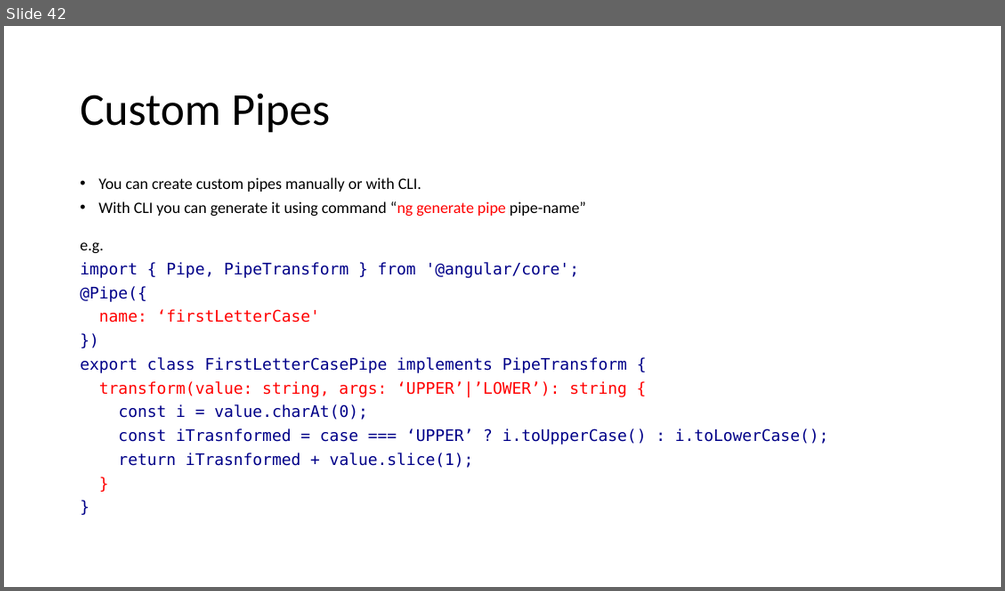
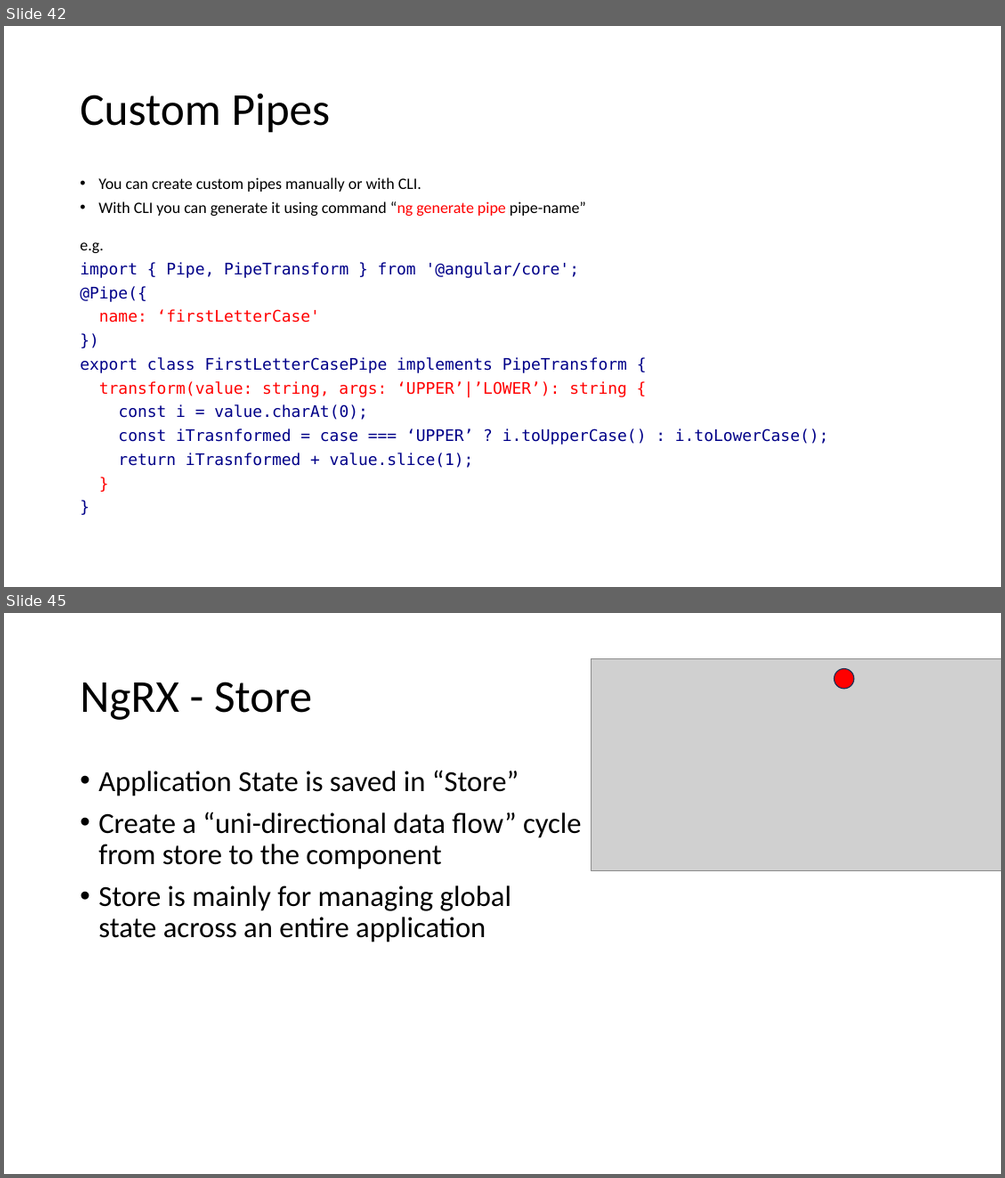
Before and after one commit to aarciab/angular, a slide deck: 1_Angular.pptx. Shown one above the other, each under a label of ours: slide 42 before the commit, slides 42 and 45 after it; the slides between them are not shown. The pictures are 1005x591 and 1005x1178 pixels, drawn with LibreOffice and Linux fonts; fonts in the diff are those of the drawing; grey boxes stand for pictures. Boxes give left, top, right and bottom in pixels: in the first picture for what was removed or moved away, otherwise in the second. Text is boxed around its words. In the diff, an @@ line names an element or a change of style, - is before the commit and + after.

```diff
--- a/1_Angular.pptx
+++ b/1_Angular.pptx
@@ slide 45 added at (4,613,1001,1174), background #FFFFFF @@
@@ picture added at (591,658,1001,871) @@
@@ title added at (80,682,312,720), 44 pt, text #000000 @@
+NgRX - Store
@@ ellipse added at (834,668,854,689), fill #FF0000, outline #1E3256 1 pt @@
@@ text added at (98,770,582,942), 28 pt, text #000000 @@
+• Application State is saved in “Store”
+• Create a “uni-directional data flow” cycle
+  from store to the component
+• Store is mainly for managing global
+  state across an entire application
```
Also in this commit, not shown: 10 other slides added, 12 other files.
